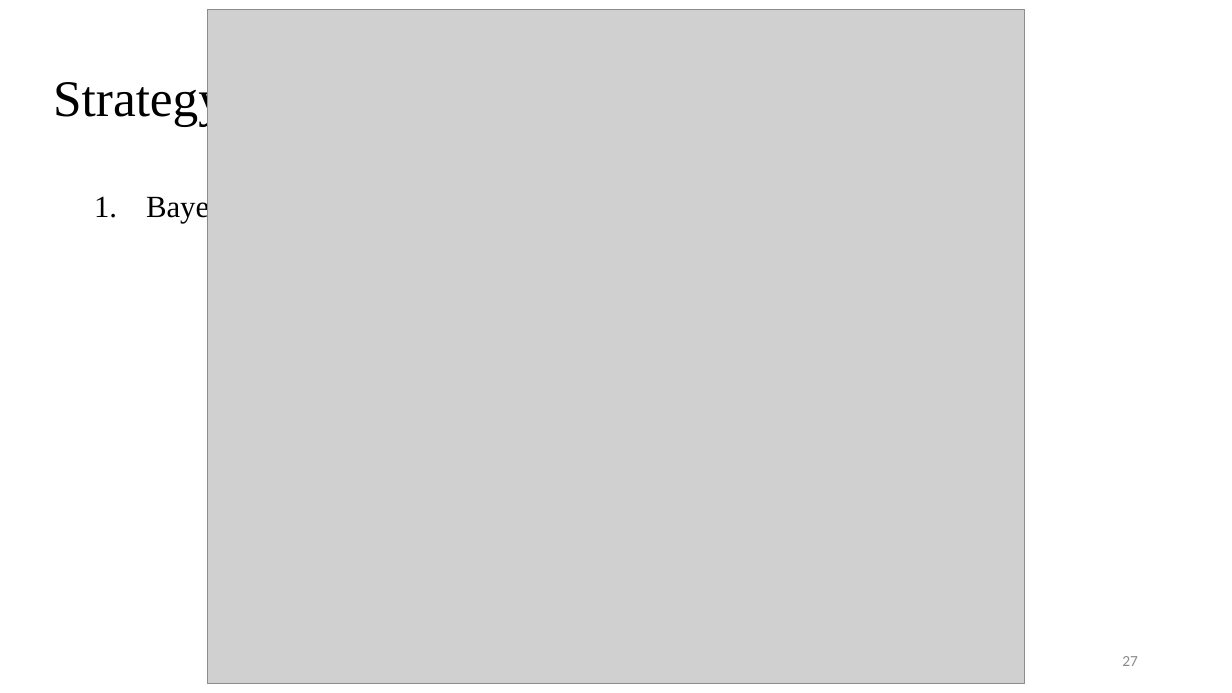
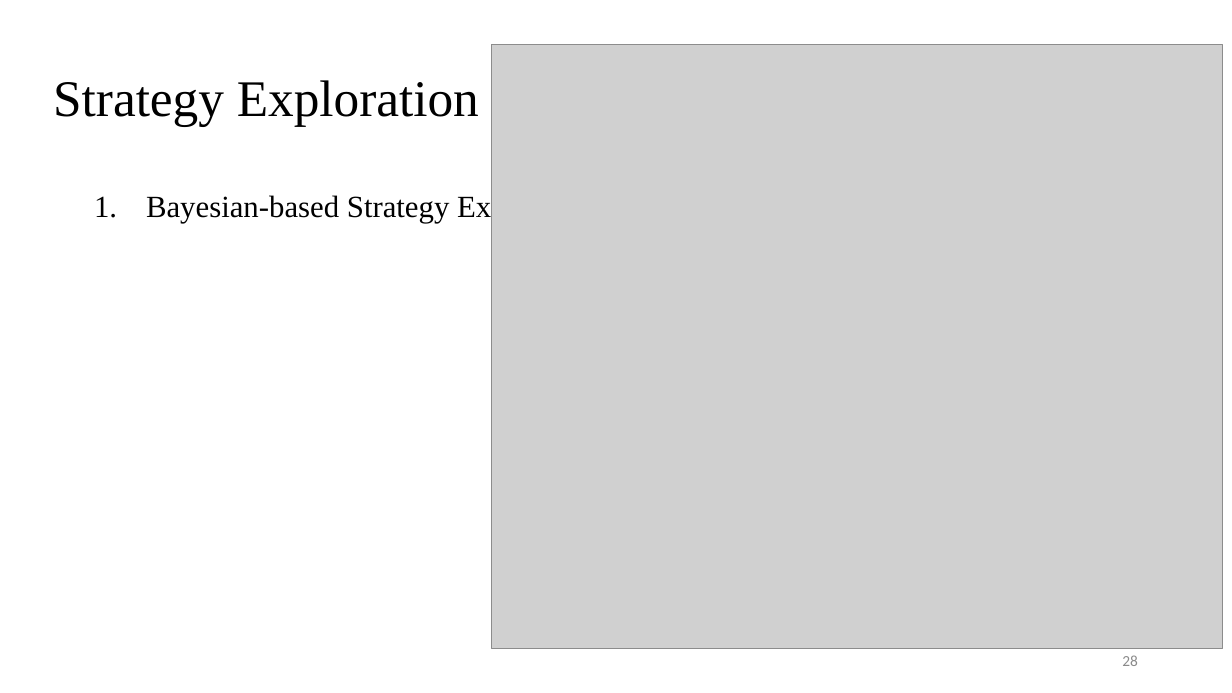
Before and after one commit to Pacific-Feng-Studuies/Studied-Papers, a slide deck: slide 29 of GM/Placement/PUFFER A Routability-Driven Placement Framework via Cell Padding/PUFFER A Routability-Driven Placement Framework via Cell Padding.pptx (slide 28 before the commit). Drawn at 1232x693 pixels with LibreOffice and Linux fonts; fonts in the diff are those of the drawing; grey boxes stand for pictures. Boxes give left, top, right and bottom in pixels: in the first picture for what was removed or moved away, otherwise in the second. Text is boxed around its words. In the diff, an @@ line names an element or a change of style, - is before the commit and + after.

```diff
--- a/GM/Placement/PUFFER A Routability-Driven Placement Framework via Cell Padding/PUFFER A Routability-Driven Placement Framework via Cell Padding.pptx
+++ b/GM/Placement/PUFFER A Routability-Driven Placement Framework via Cell Padding/PUFFER A Routability-Driven Placement Framework via Cell Padding.pptx
@@ picture: place and size @@
-picture at [208,9,1024,684]
+picture at [492,44,1223,649]
@@ page number at [1122,655,1138,666]: text changed @@
-27
+28
```
Also in this commit, not shown: 1 other slide changed, 1 slide added.
